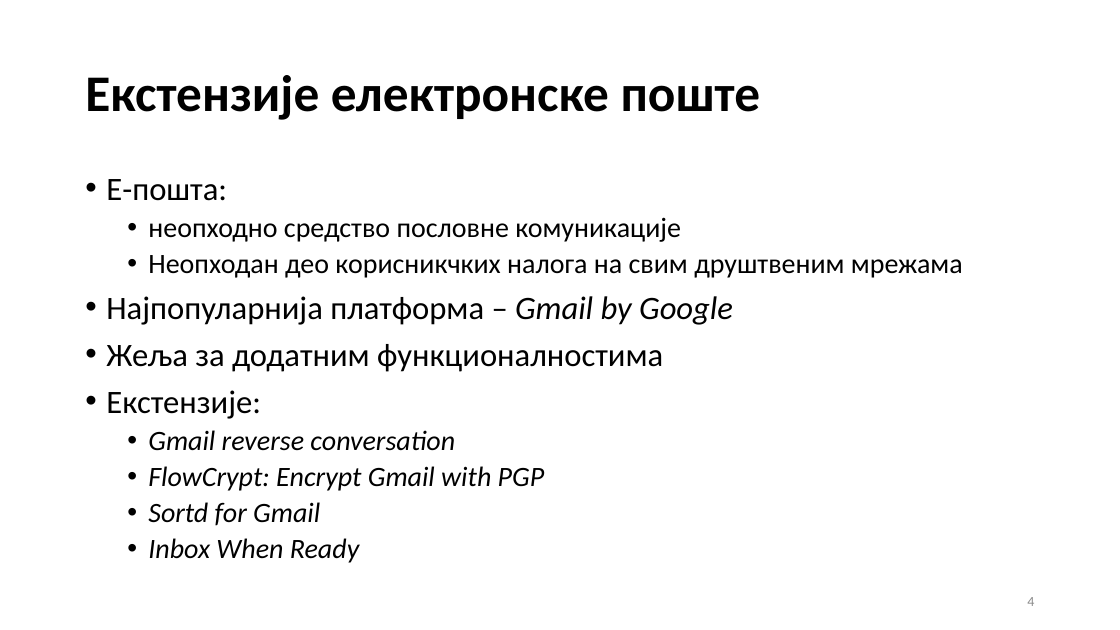
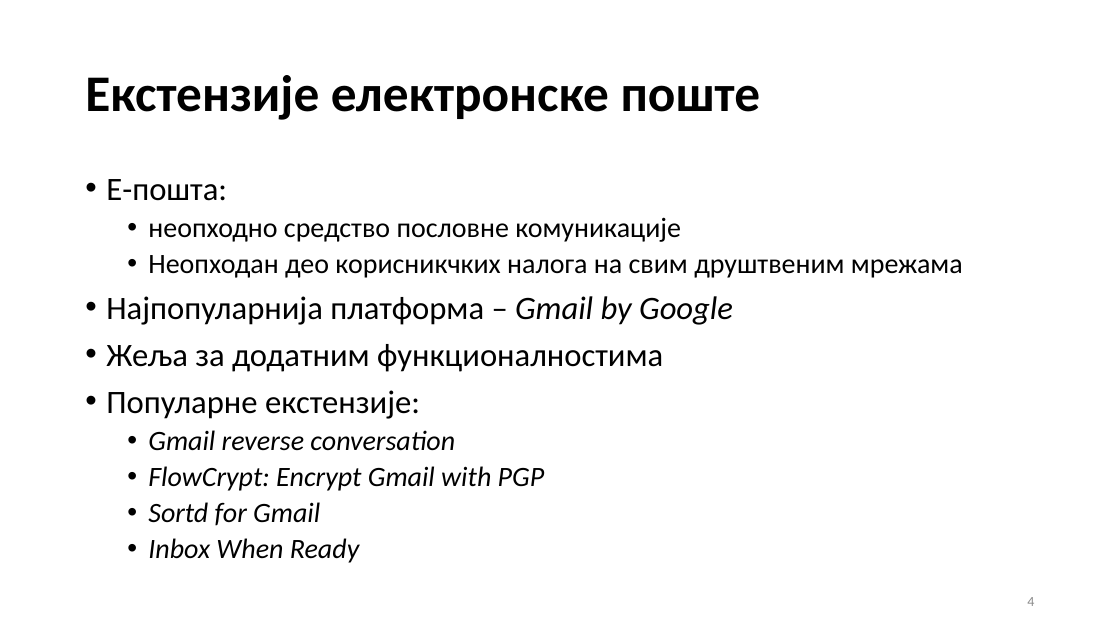
Before and after one commit to alebogi/remind_me_later_extension, a slide deck: slide 4 of Aleksandra Bogicevic 170390.pptx. Drawn at 1120x630 pixels with LibreOffice and Linux fonts; fonts in the diff are those of the drawing. Boxes give left, top, right and bottom in pixels: in the first picture for what was removed or moved away, otherwise in the second. Text is boxed around its words. In the diff, an @@ line names an element or a change of style, - is before the commit and + after.

Commit message:
word typo + ppt skoro gotovo

```diff
--- a/Aleksandra Bogicevic 170390.pptx
+++ b/Aleksandra Bogicevic 170390.pptx
@@ text at (106, 390, 420, 419): text changed @@
-• Екстензије:
+• Популарне екстензије:
```
Also in this commit, not shown: 5 other slides changed, 4 slides added, 1 other file.
